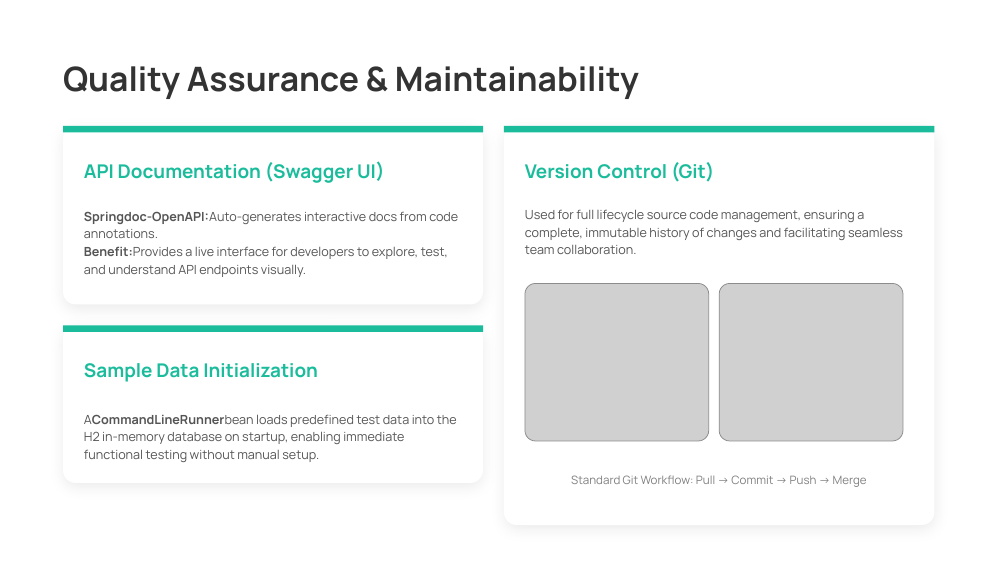
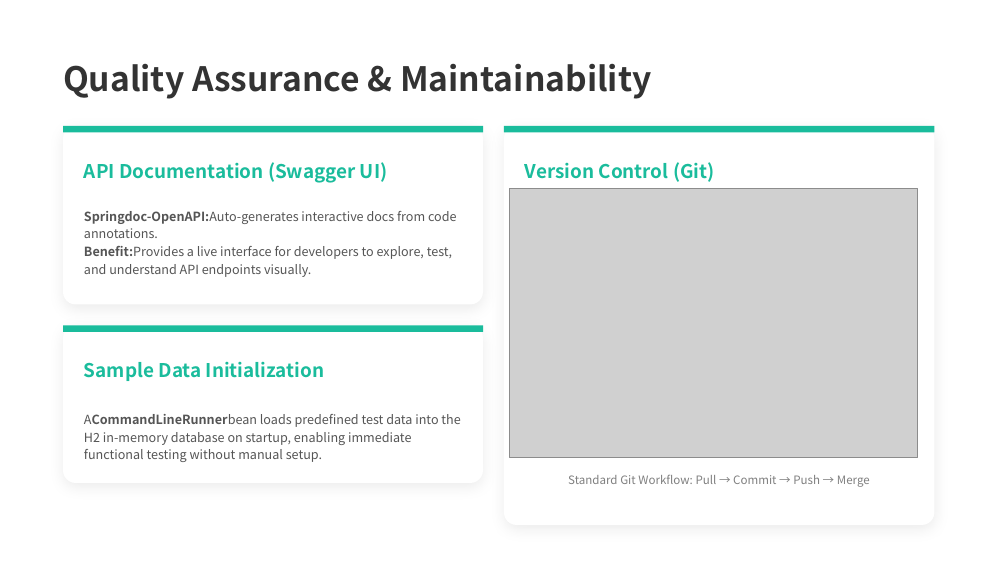
Before and after one commit to lanmeishijie/habit-tracker-api, a slide deck: slide 6 of docs/Presentation.pptx. Drawn at 1008x567 pixels with LibreOffice and Linux fonts; fonts in the diff are those of the drawing; grey boxes stand for pictures; background and template pictures are left out. Boxes give left, top, right and bottom in pixels: in the first picture for what was removed or moved away, otherwise in the second. Text is boxed around its words. In the diff, an @@ line names an element or a change of style, - is before the commit and + after.

```diff
--- a/docs/Presentation.pptx
+++ b/docs/Presentation.pptx
@@ picture added at (x1=510, y1=188, x2=919, y2=458) @@
@@ text removed at (x1=525, y1=209, x2=903, y2=254) @@
-Used for full lifecycle source code management, ensuring a complete, immutable history of changes and facilitating seamless team collaboration.
@@ picture removed at (x1=525, y1=284, x2=709, y2=441) @@
@@ picture removed at (x1=719, y1=284, x2=903, y2=441) @@
@@ font Manrope to Noto Sans CJK SC in 7 elements at (x1=63, y1=64, x2=651, y2=99), (x1=84, y1=162, x2=387, y2=183), (x1=84, y1=211, x2=457, y2=277), (x1=84, y1=361, x2=324, y2=381), (x1=84, y1=414, x2=460, y2=462), (x1=525, y1=162, x2=715, y2=182), (x1=568, y1=475, x2=870, y2=487) @@
```
Also in this commit, not shown: 6 other slides changed.
